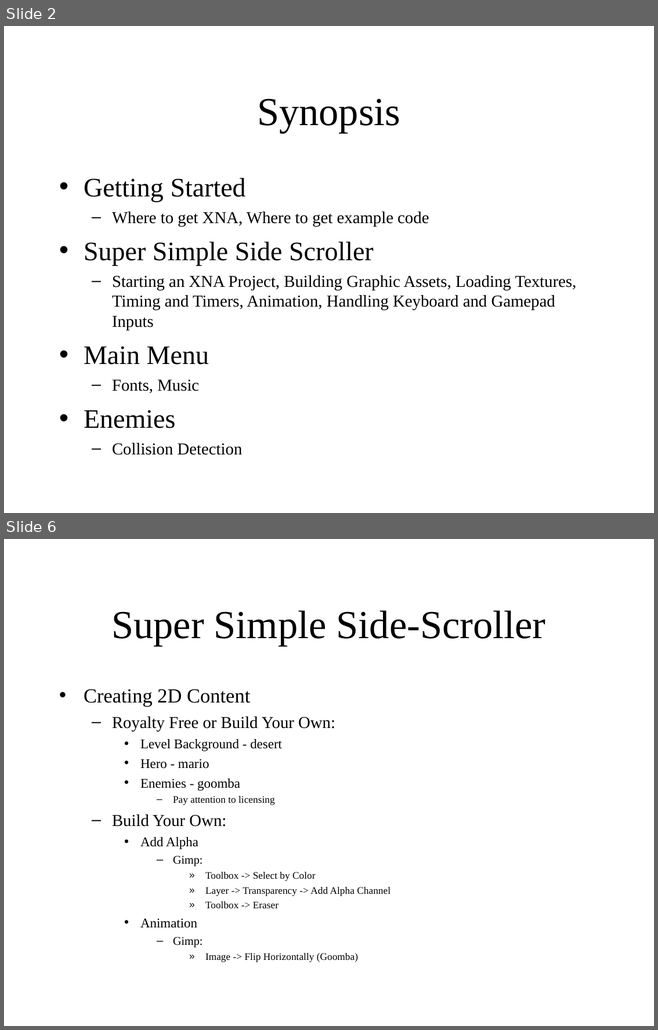
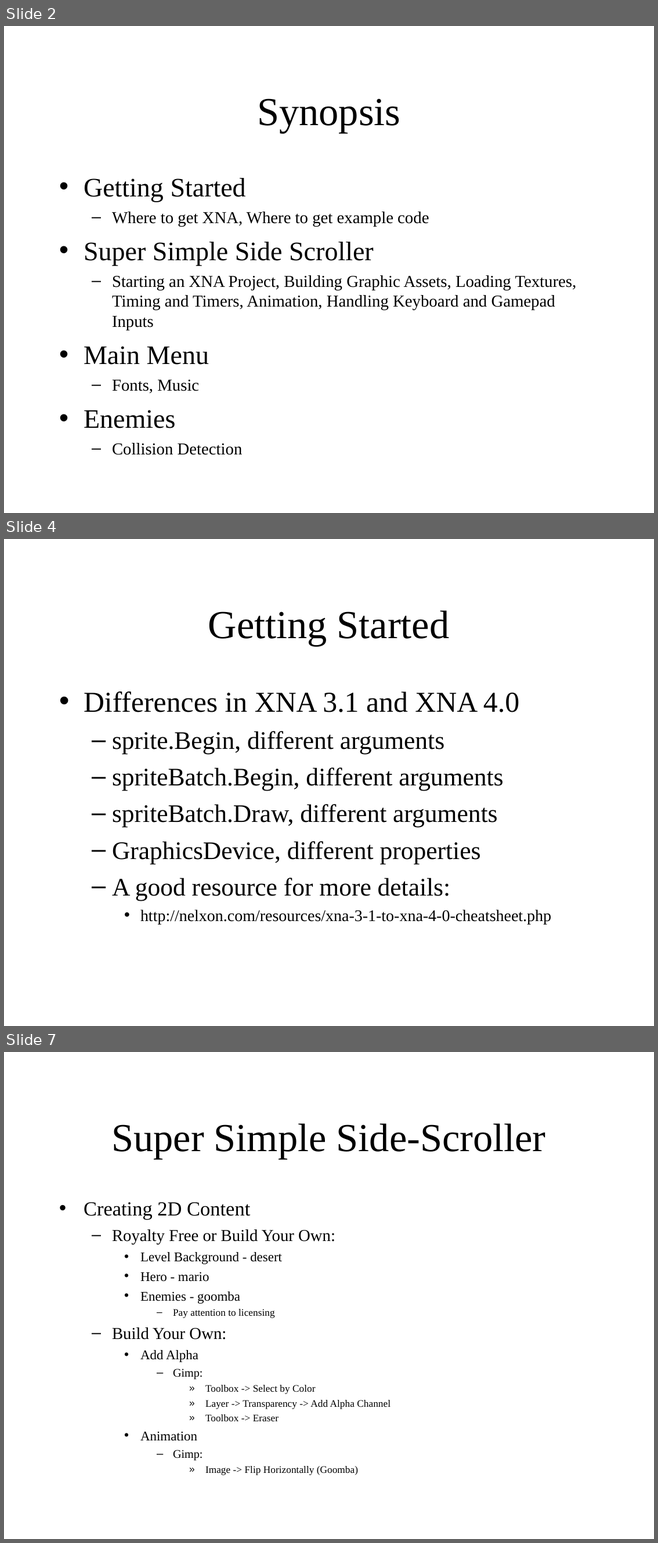
Before and after one commit to jamesmclellan/SimpleXNAGamePresentation, a slide deck: Presentation Slides/game-development-in-xna.ppt. Shown one above the other, each under a label of ours: slides 2 and 6 before the commit, slides 2, 4 and 7 after it; the slides between them are not shown. The pictures are 658x1030 and 658x1543 pixels, drawn with LibreOffice and Linux fonts; fonts in the diff are those of the drawing. Boxes give left, top, right and bottom in pixels: in the first picture for what was removed or moved away, otherwise in the second. Text is boxed around its words. In the diff, an @@ line names an element or a change of style, - is before the commit and + after.

```diff
--- a/Presentation Slides/game-development-in-xna.ppt
+++ b/Presentation Slides/game-development-in-xna.ppt
@@ slide 4 added at [4,539,654,1026], background #FFFFFF @@
@@ title added at [208,610,449,646], 44 pt, text #000000 @@
+Getting Started
@@ text added at [83,692,551,924], 28 pt, text #000000 @@
+• Differences in XNA 3.1 and XNA 4.0
+  – sprite.Begin, different arguments
+  – spriteBatch.Begin, different arguments
+  – spriteBatch.Draw, different arguments
+  – GraphicsDevice, different properties
+  – A good resource for more details:
+    • http://nelxon.com/resources/xna-3-1-to-xna-4-0-cheatsheet.php
@@ what was slide 6 is now slide 7 @@
```
Also in this commit, not shown: 4 slides changed.
